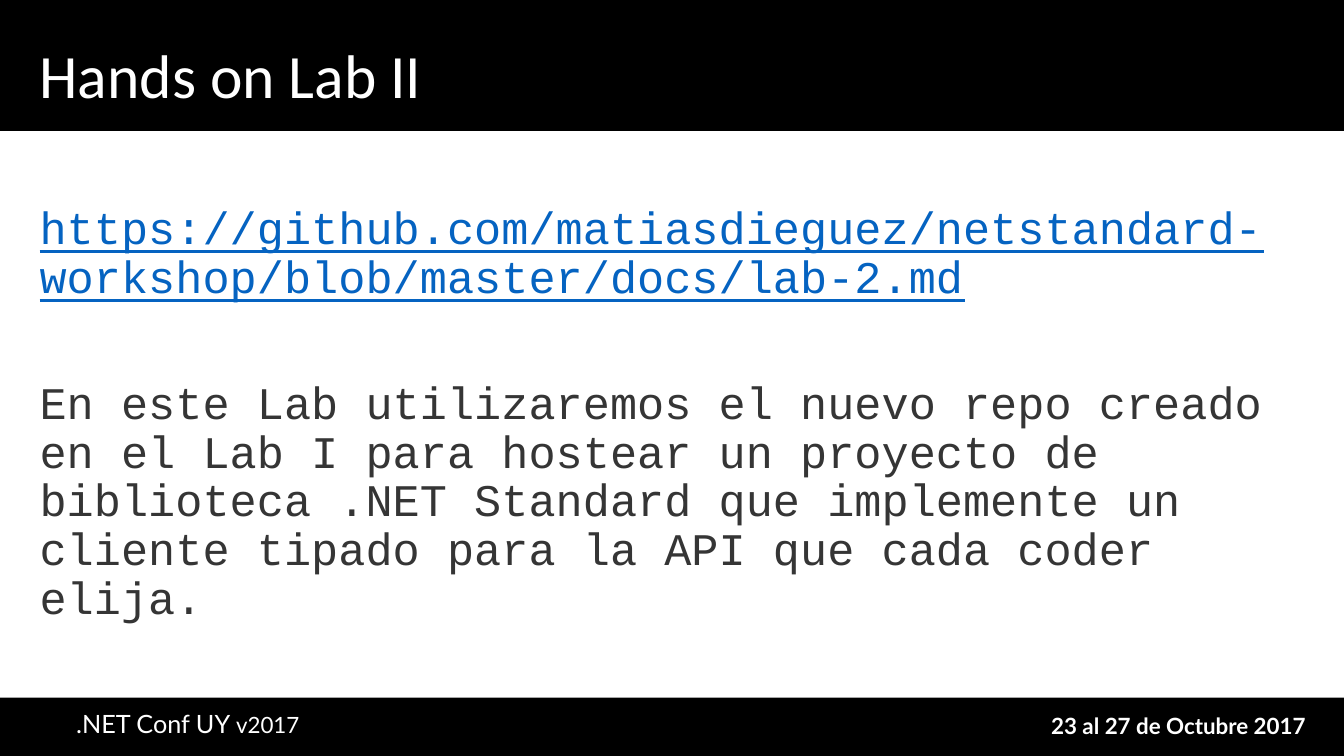
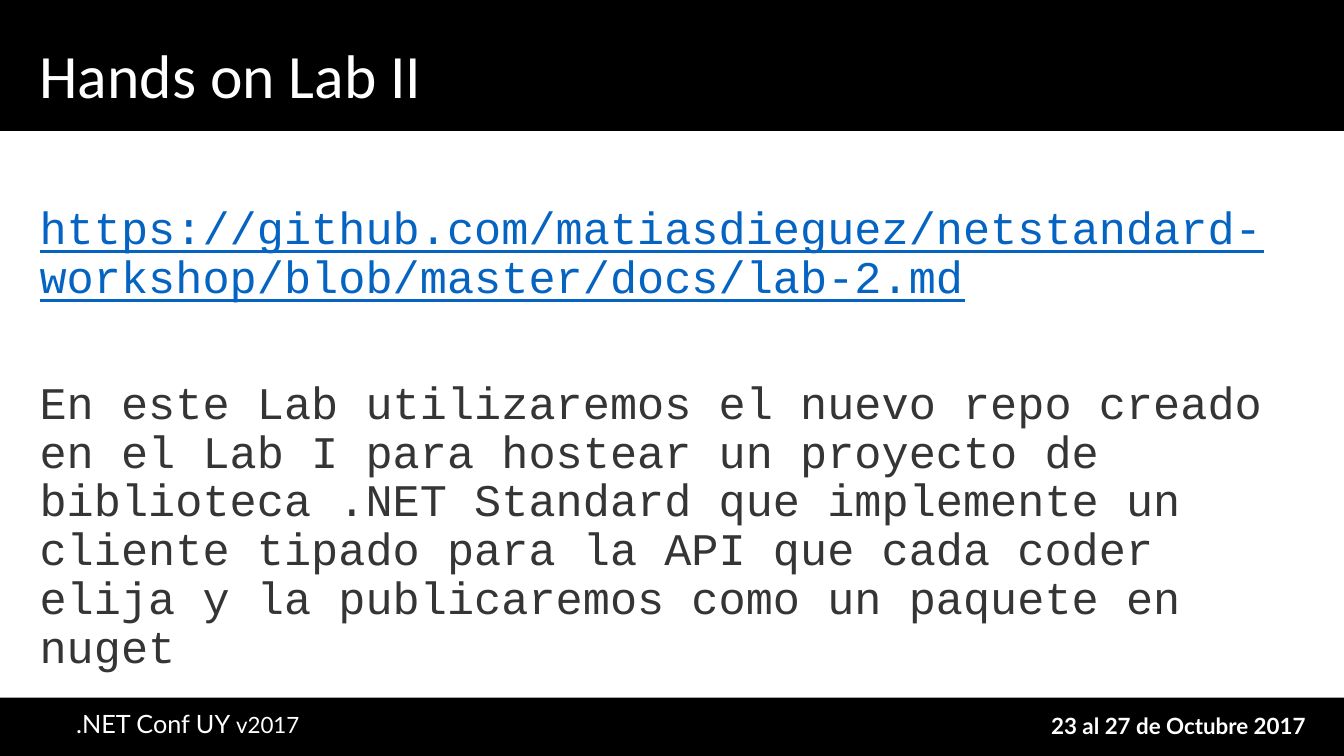
Before and after one commit to AgustinBonilla/netstandard-workshop, a slide deck: slide 16 of docs/.NET Standard - One Library to Rule Them All - NET Conf Uy 2017.pptx (slide 11 before the commit). Drawn at 1344x756 pixels with LibreOffice and Linux fonts; fonts in the diff are those of the drawing; background and template pictures are left out. Boxes give left, top, right and bottom in pixels: in the first picture for what was removed or moved away, otherwise in the second. Text is boxed around its words. In the diff, an @@ line names an element or a change of style, - is before the commit and + after.

Commit message:
update pptx

```diff
--- a/docs/.NET Standard - One Library to Rule Them All - NET Conf Uy 2017.pptx
+++ b/docs/.NET Standard - One Library to Rule Them All - NET Conf Uy 2017.pptx
@@ text at box(40, 387, 1262, 673): text changed @@
-En este Lab utilizaremos el nuevo repo creado en el Lab I para hostear un proyecto de biblioteca .NET Standard que implemente un cliente tipado para la API que cada coder elija.
+En este Lab utilizaremos el nuevo repo creado en el Lab I para hostear un proyecto de biblioteca .NET Standard que implemente un cliente tipado para la API que cada coder elija y la publicaremos como un paquete en nuget
```
Also in this commit, not shown: 6 slides added, 1 slide removed.
